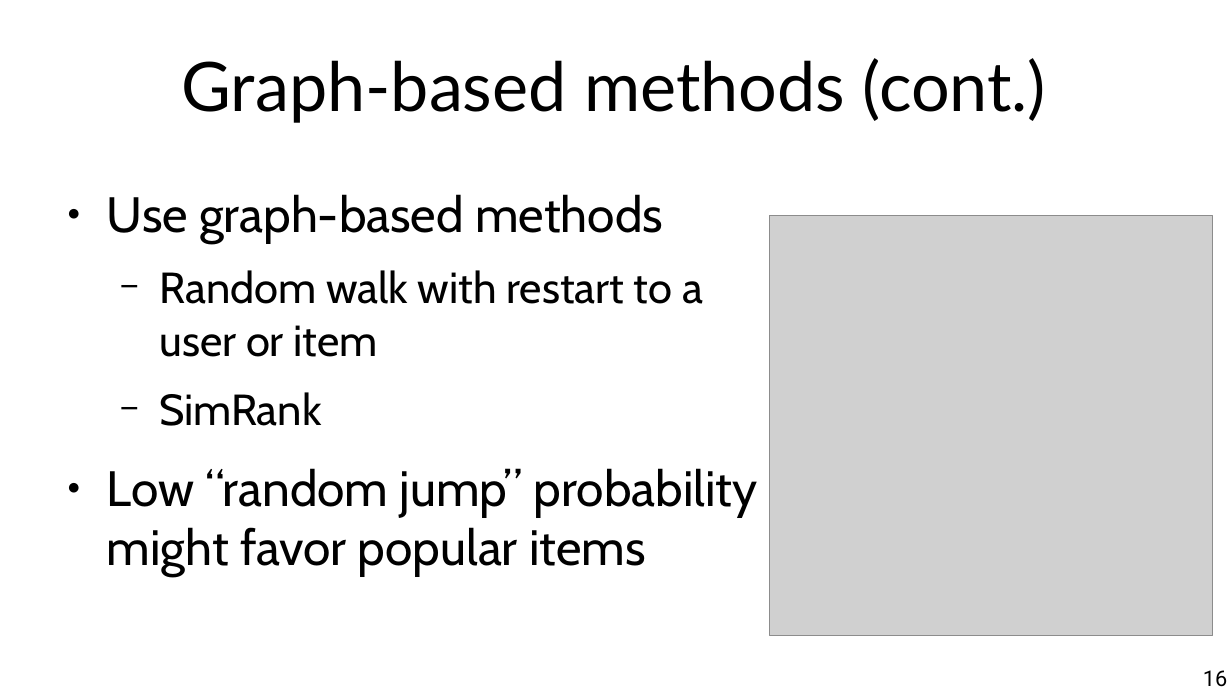
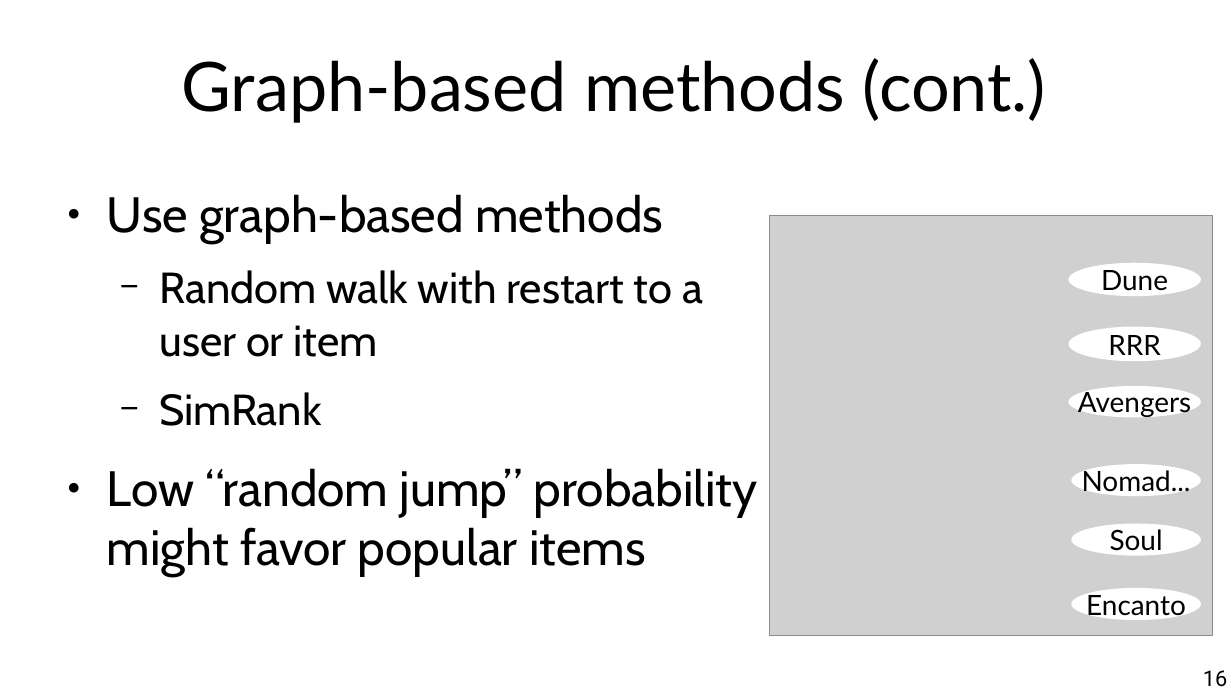
Before and after one commit to marco-calautti/data-mining-course, a slide deck: slide 16 of theory/odp/tt17_interaction_based_recommenders.odp. Drawn at 1232x693 pixels with LibreOffice and Linux fonts; fonts in the diff are those of the drawing; grey boxes stand for pictures. Boxes give left, top, right and bottom in pixels: in the first picture for what was removed or moved away, otherwise in the second. Text is boxed around its words. In the diff, an @@ line names an element or a change of style, - is before the commit and + after.

```diff
--- a/theory/odp/tt17_interaction_based_recommenders.odp
+++ b/theory/odp/tt17_interaction_based_recommenders.odp
@@ ellipse added at [1069,263,1202,296], fill #FFFFFF, 18 pt, text #000000 @@
+Dune
@@ ellipse added at [1069,326,1202,361], fill #FFFFFF, 18 pt, text #000000 @@
+RRR
@@ ellipse added at [1069,386,1202,417], fill #FFFFFF, 18 pt, text #000000 @@
+Avengers
@@ ellipse added at [1072,464,1202,496], fill #FFFFFF, 18 pt, text #000000 @@
+Nomad...
@@ ellipse added at [1072,523,1202,556], fill #FFFFFF, 18 pt, text #000000 @@
+Soul
@@ ellipse added at [1072,588,1202,620], fill #FFFFFF, 18 pt, text #000000 @@
+Encanto
```
Also in this commit, not shown: 12 other slides changed, 4 other files.
